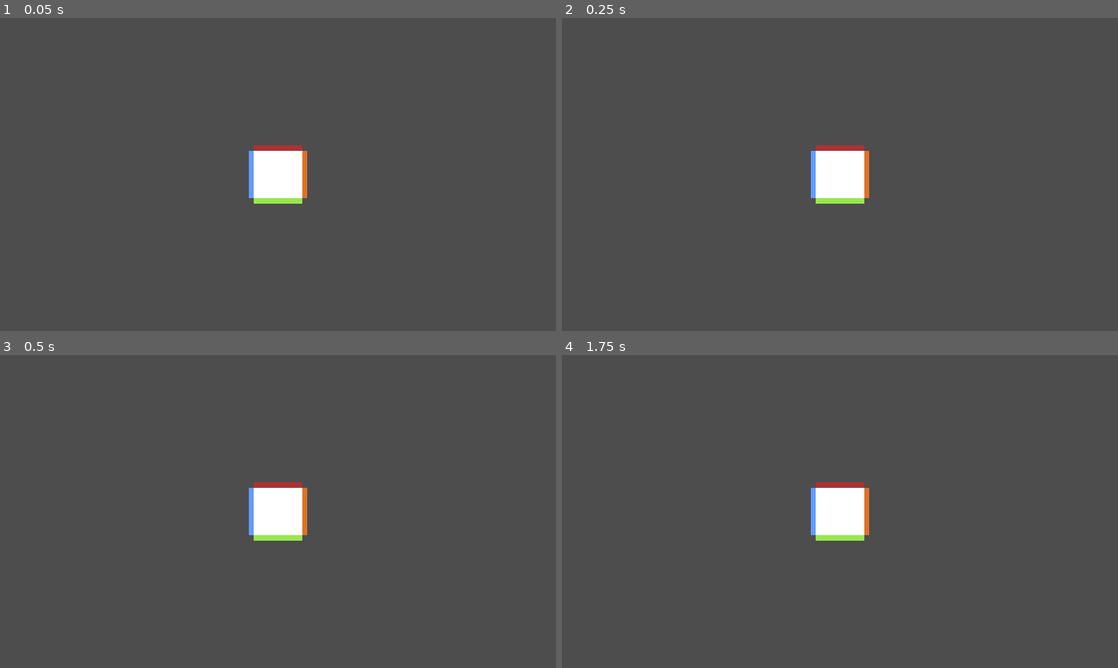
Above: before the commit, frames 1-4 (two rows, left to right).
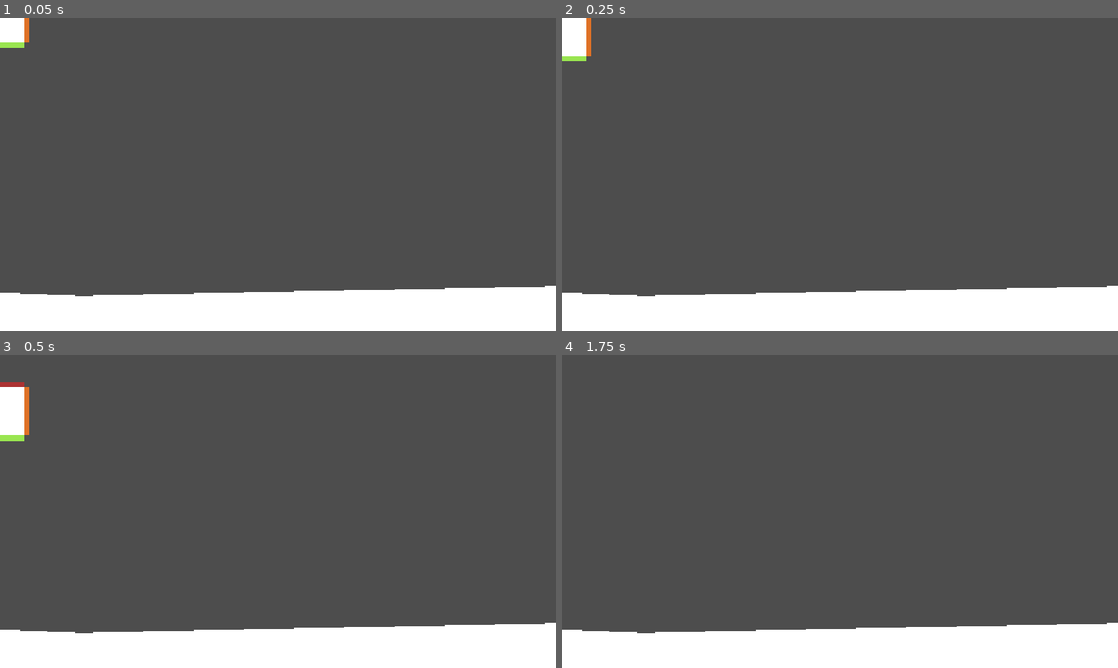
Above: after the commit, the same moments.

Repository: DudukoDad/very-serious-game
Game: Godot game, scene res://Scenes/main_game.tscn
Two runs of this game, one before a commit and one after it. Both use one fixed random seed, a clock stepped at 60 frames per second and the inputs below.
Inputs (mouse positions are in pixels of both pictures, inside the frame that each line leads up to):
- Up to frame 1 (0.05 s): no input
- Up to frame 2 (0.25 s): no input
- Up to frame 3 (0.5 s): no input
- Up to frame 4 (1.75 s): move the mouse to (962, 495) at 0.52 s; click (962, 495) at 0.67 s; move the mouse to (728, 527) at 1.27 s; click (728, 527) at 1.42 s

The runs differ from the first frame. In frame 1, 15% of the frame differs, in the area x 0-100%, y 0-100%; in frame 2, 15%; in frame 3, 15%, in the area x 0-100%, y 8-100%; in frame 4, 15%.

Commit message:
removing booboo

Diff:
--- a/Levels/test_level.tscn
+++ b/Levels/test_level.tscn
@@ -1,7 +1,6 @@
 [gd_scene format=3 uid="uid://hc1lxuadkniy"]
 
 [ext_resource type="Script" uid="uid://d1u46pwnf188h" path="res://Scripts/test_level.gd" id="1_ormqy"]
-[ext_resource type="Script" uid="uid://cc2y0qvxlf8ab" path="res://Scripts/camera_2d.gd" id="2_00vsl"]
 [ext_resource type="Script" uid="uid://c8ktxn2ej3vhc" path="res://Scripts/floor.gd" id="3_4k50d"]
 
 [sub_resource type="WorldBoundaryShape2D" id="WorldBoundaryShape2D_a3h7v"]
@@ -32,9 +31,6 @@
 [node name="SpawnPoint" type="Marker2D" parent="." unique_id=1631295136]
 position = Vector2(262, 129)
 
-[node name="Camera2D" type="Camera2D" parent="." unique_id=882762111]
-script = ExtResource("2_00vsl")
-
 [node name="Floor" type="StaticBody2D" parent="." unique_id=515596617]
 script = ExtResource("3_4k50d")
 metadata/_edit_group_ = true
--- a/Scripts/base_level.gd
+++ b/Scripts/base_level.gd
@@ -5,6 +5,3 @@
 
 ## Provides a player spawn location
 @abstract func get_default_player_spawn() -> Vector2
-
-## Provides camera used in level
-@abstract func get_player_camera() -> Camera2D
--- a/Scripts/camera_2d.gd
+++ /dev/null
@@ -1,7 +0,0 @@
-extends Camera2D
-
-var target: Node2D = null
-
-func _process(_delta):
-	if target:
-		global_position = target.global_position
--- a/Scripts/main_game.gd
+++ b/Scripts/main_game.gd
@@ -71,7 +71,6 @@
 	# Allow level to fully process before accessing it
 	await get_tree().process_frame
 	_place_player_at_level_spawn()
-	_setup_level_camera()
 
 func _place_player_at_level_spawn() -> void:
 	if player == null:
@@ -82,15 +81,3 @@
 		return
 
 	player.global_position = _current_level.get_default_player_spawn()
-
-func _setup_level_camera() -> void:
-	if player == null or _current_level == null:
-		return
-
-	var level_camera : Camera2D = _current_level.get_player_camera()
-	if level_camera == null:
-		return
-
-	# FUTURE (camera): Temporary hookup
-	# Will become: camera_system.set_target(player)
-	level_camera.target = player
--- a/Scripts/player.gd
+++ b/Scripts/player.gd
@@ -27,4 +27,4 @@
 	var movement_vector = vector * speed
 	movement_vector.normalized()
 
-	apply_central_impulse(Vector2(movement_vector))
+	apply_impulse(Vector2(movement_vector))
--- a/Scripts/test_level.gd
+++ b/Scripts/test_level.gd
@@ -10,7 +10,3 @@
 		return spawn_point.global_position
 	# Makes sure character is not moving
 	return Vector2.ZERO
-
-# Returns the level camera
-func get_player_camera() -> Camera2D:
-	return level_camera
Not shown: 2 places in Scenes/Player/Player.tscn that only renumber resources
Not shown, removed: Scripts/camera_2d.gd.uid
